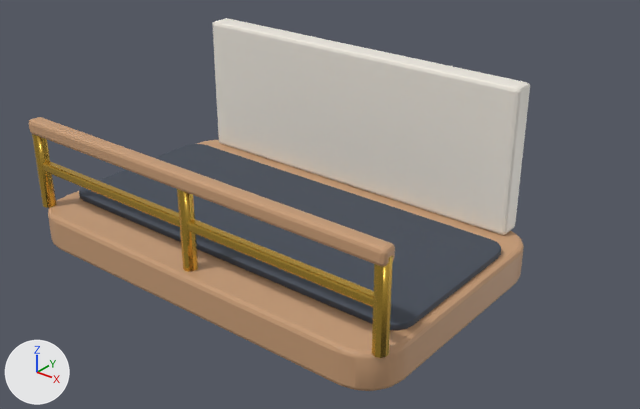
What one commit did to the Blender file ArtSource/Blender/WallHabitat/WallHabitat_HallwaySegment.blend.
One viewpoint serves both versions: a 50 mm camera at (0.169, -0.374, 0.141) aimed at (-0.001, -0.16, 0.009). Lighting does not change. The marker at lower left points along +X, +Y and +Z. The older version comes first.

The scene before the commit, as lines of its bpy script (objects in view):
```python
me_wallhabitat_hallwaysegment_deck_mesh = bpy.data.meshes.new('WallHabitat_HallwaySegment_Deck_Mesh')
me_wallhabitat_hallwaysegment_deck_mesh.from_pydata(...)  # 788 vertices, 722 faces; spans x -0.07..0.07, y -0.044..0.043, z -0.006..0.054
# faces by material slot: [316, 262, 90, 54]
me_wallhabitat_hallwaysegment_deck_mesh.materials.append(mat_mat_warmwood)  # brown #c89d77
me_wallhabitat_hallwaysegment_deck_mesh.materials.append(mat_mat_feltslate)  # greyish blue #424a57
me_wallhabitat_hallwaysegment_deck_mesh.materials.append(mat_mat_brass)  # yellow #d9b047
me_wallhabitat_hallwaysegment_deck_mesh.materials.append(mat_mat_creamceramic)  # white #f4eee4
ob_wallhabitat_hallwaysegment_mesh = bpy.data.objects.new('WallHabitat_HallwaySegment_Mesh', me_wallhabitat_hallwaysegment_deck_mesh)
ob_wallhabitat_hallwaysegment_mesh.parent = ob_wallhabitat_hallwaysegment
ob_wallhabitat_hallwaysegment_mesh.location = (0.0, 0.184, 0.006)
```
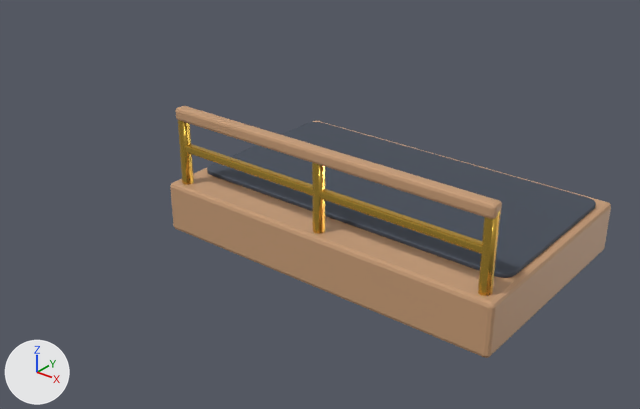
Location of each change, (x1, y1, x2, y2) in pixels of the pictures (640 x 409 px; the box of a moved part takes in the faces that stretch with it):
'WallHabitat_HallwaySegment_Mesh', reshaped, moved (12% narrower, 32% shorter): before (29, 18, 530, 391); after (170, 106, 611, 358)
part 1 of me_wallhabitat_hallwaysegment_deck_mesh, moved or reshaped: before (29, 117, 395, 266); after (176, 106, 502, 219)
part 2 of me_wallhabitat_hallwaysegment_deck_mesh, moved or reshaped: before (42, 161, 374, 307); after (185, 144, 482, 254)
part 3 of me_wallhabitat_hallwaysegment_deck_mesh, moved or reshaped: before (372, 255, 393, 358); after (478, 211, 500, 296)
part 4 of me_wallhabitat_hallwaysegment_deck_mesh, moved or reshaped: before (177, 189, 198, 272); after (312, 163, 325, 234)
part 5 of me_wallhabitat_hallwaysegment_deck_mesh, moved or reshaped: before (32, 134, 56, 208); after (178, 120, 194, 185)
part 6 of me_wallhabitat_hallwaysegment_deck_mesh, rebuilt (7% narrower): before (48, 140, 524, 391); after (170, 120, 611, 358)
part 7 of me_wallhabitat_hallwaysegment_deck_mesh, rebuilt (8% narrower, 16% shorter): before (79, 144, 501, 330); after (207, 122, 596, 278)
part 8 of me_wallhabitat_hallwaysegment_deck_mesh, deleted: before (213, 18, 530, 235)

What the commit changed:
me_wallhabitat_hallwaysegment_deck_mesh is used by ob_wallhabitat_hallwaysegment_mesh; parent ob_wallhabitat_hallwaysegment; location (0.0, 0.184, 0.006).
me_wallhabitat_hallwaysegment_deck_mesh had 788 vertices, 722 faces and spanned x -0.07..0.07, y -0.044..0.043, z -0.006..0.054.
me_wallhabitat_hallwaysegment_deck_mesh now has 508 vertices, 460 faces and spans x -0.07..0.07, y -0.045..0.045, z -0.01..0.0405.
me_wallhabitat_hallwaysegment_deck_mesh part 1: the loose piece of 56 vertices spanning x -0.0692..0.0692, y 0.0355..0.0405, z 0.0315..0.0365 is scaled about its middle by (0.959, 1, 1), then moved by (0.0, 0.002, 0.004).
me_wallhabitat_hallwaysegment_deck_mesh part 2: the loose piece of 56 vertices spanning x -0.0672..0.0672, y 0.0365..0.0395, z 0.0191..0.0221 is scaled about its middle by (0.958, 1, 1), then moved by (0.0, 0.002, 0.004).
me_wallhabitat_hallwaysegment_deck_mesh part 3: the loose piece of 20 vertices spanning x -0.0693..-0.0651, y 0.0358..0.0402, z 0.006..0.034 is moved by (0.0028, 0.002, 0.004).
me_wallhabitat_hallwaysegment_deck_mesh part 4: the loose piece of 20 vertices spanning x -0.0021..0.0021, y 0.0358..0.0402, z 0.006..0.034 is moved by (0.0, 0.002, 0.004).
me_wallhabitat_hallwaysegment_deck_mesh part 5: the loose piece of 20 vertices spanning x 0.0651..0.0693, y 0.0358..0.0402, z 0.006..0.034 is moved by (-0.0028, 0.002, 0.004).
me_wallhabitat_hallwaysegment_deck_mesh part 6: the loose piece of 280 vertices spanning x -0.07..0.07, y -0.043..0.043, z -0.006..0.006 is rebuilt with 56 vertices and now spans x -0.07..0.07, y -0.045..0.045, z -0.01..0.01.
me_wallhabitat_hallwaysegment_deck_mesh part 7: the loose piece of 280 vertices spanning x -0.067..0.067, y -0.029..0.029, z 0.006..0.008 is rebuilt with 280 vertices and now spans x -0.067..0.067, y -0.04..0.03, z 0.01..0.0115.
me_wallhabitat_hallwaysegment_deck_mesh part 8: the loose piece of 56 vertices spanning x -0.062..0.062, y -0.044..-0.036, z 0.006..0.054 is deleted.
me_wallhabitat_hallwaysegment_deck_mesh no longer uses material mat_mat_creamceramic (white #f4eee4).
Object 'WallHabitat_HallwaySegment_Mesh' (ob_wallhabitat_hallwaysegment_mesh) moves from (0.0, 0.184, 0.006) to (0.0, 0.122, -0.01).
